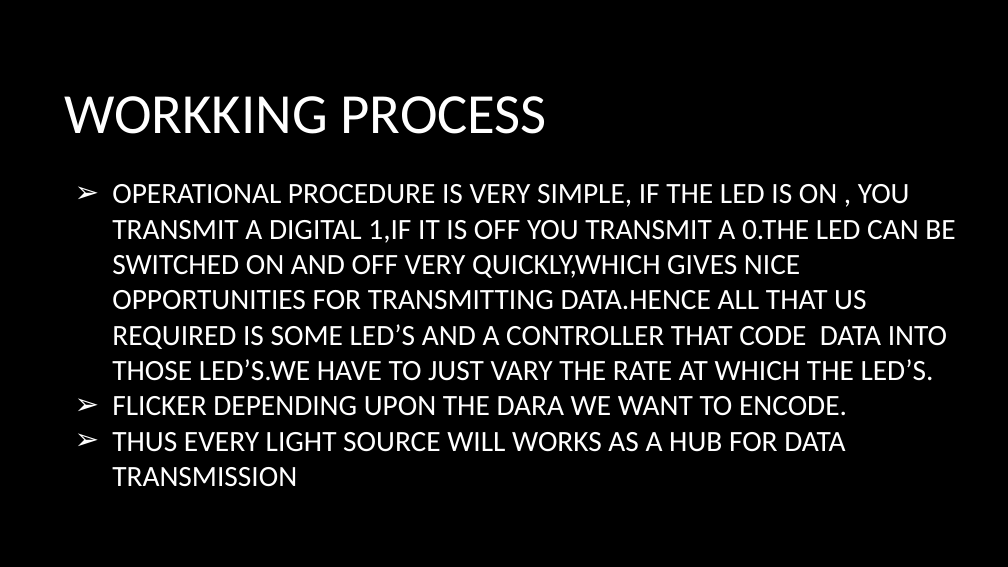
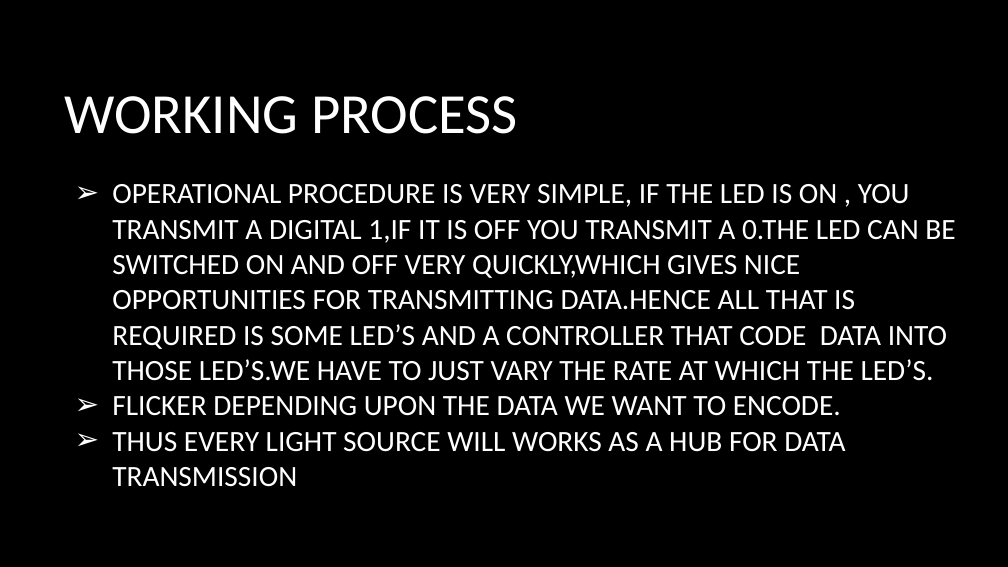
Before and after one commit to dedebanu/LIFI, a slide deck: slide 8 of VERSION CONTROL SYSTEM USING GIT.pptx (slide 5 before the commit). Drawn at 1008x567 pixels with LibreOffice and Linux fonts; fonts in the diff are those of the drawing; background and template pictures are left out. Boxes give left, top, right and bottom in pixels: in the first picture for what was removed or moved away, otherwise in the second. Text is boxed around its words. In the diff, an @@ line names an element or a change of style, - is before the commit and + after.

```diff
--- a/VERSION CONTROL SYSTEM USING GIT.pptx
+++ b/VERSION CONTROL SYSTEM USING GIT.pptx
@@ title at (x1=64, y1=96, x2=517, y2=134): text changed @@
-WORKKING PROCESS
+WORKING PROCESS
@@ text at (x1=112, y1=184, x2=955, y2=416): text changed @@
-➢ OPERATIONAL PROCEDURE IS VERY SIMPLE, IF THE LED IS ON , YOU TRANSMIT A DIGITAL 1,IF IT IS OFF YOU TRANSMIT A 0.THE LED CAN BE SWITCHED ON AND OFF VERY QUICKLY,WHICH GIVES NICE OPPORTUNITIES FOR TRANSMITTING DATA.HENCE ALL THAT US REQUIRED IS SOME LED’S AND A CONTROLLER THAT CODE DATA INTO THOSE LED’S.WE HAVE TO JUST VARY THE RATE AT WHICH THE LED’S.
-➢ FLICKER DEPENDING UPON THE DARA WE WANT TO ENCODE.
+➢ OPERATIONAL PROCEDURE IS VERY SIMPLE, IF THE LED IS ON , YOU TRANSMIT A DIGITAL 1,IF IT IS OFF YOU TRANSMIT A 0.THE LED CAN BE SWITCHED ON AND OFF VERY QUICKLY,WHICH GIVES NICE OPPORTUNITIES FOR TRANSMITTING DATA.HENCE ALL THAT IS REQUIRED IS SOME LED’S AND A CONTROLLER THAT CODE DATA INTO THOSE LED’S.WE HAVE TO JUST VARY THE RATE AT WHICH THE LED’S.
+➢ FLICKER DEPENDING UPON THE DATA WE WANT TO ENCODE.
```
Also in this commit, not shown: 7 other slides changed, 14 slides added, 1 slide removed.
